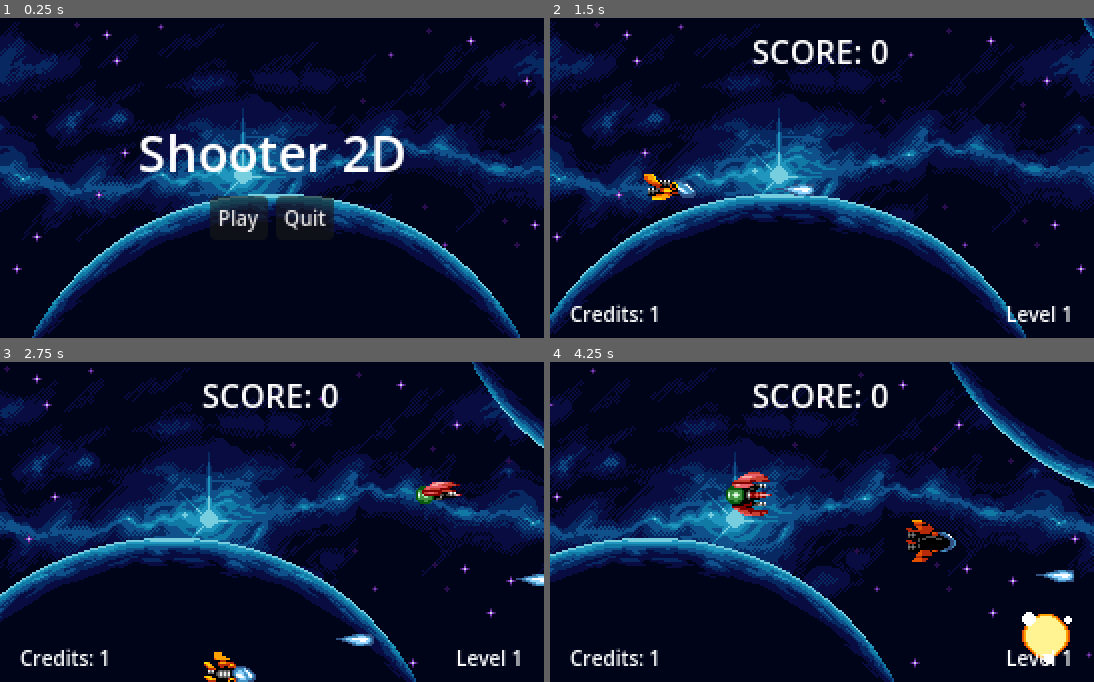
Above: before the commit, frames 1-4 (two rows, left to right).
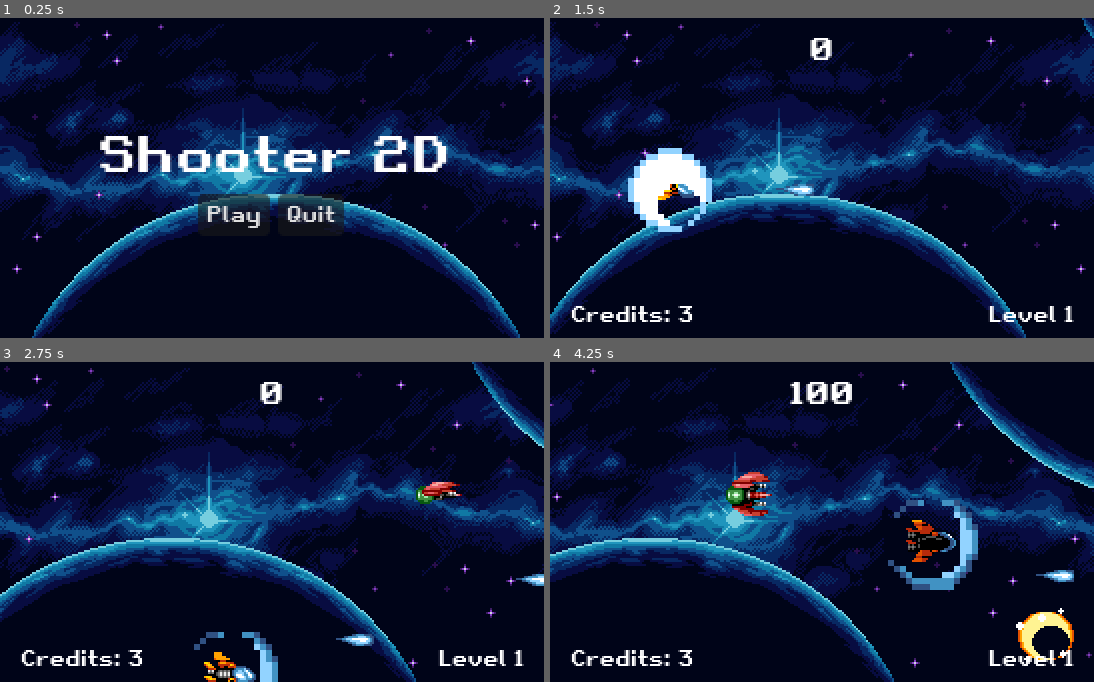
Above: after the commit, the same moments.

Repository: TheBanusco10/godot-spaceshooter2d
Game: Godot game, scene res://scenes/menu.tscn
Two runs of this game, one before a commit and one after it. Both use one fixed random seed, a clock stepped at 60 frames per second and the inputs below. Sound files missing from this copy of the repository are replaced by a short silence.
Inputs:
- Up to frame 1 (0.25 s): no input
- Up to frame 2 (1.5 s): click "Play" at 0.5 s; tap Enter (ui_accept) at 1.25 s; hold Right (ui_right) from 1.28 s (still down); hold Q (shield_power, bound only after the commit) from 1.28 s (still down)
- Up to frame 3 (2.75 s): tap Enter (ui_accept) at 1.52, 1.55, 1.82, 2.1, 2.27, 2.57 s; release Right (ui_right) at 2.03 s; release Q (shield_power, bound only after the commit) at 2.03 s; hold Down (ui_down) from 2.03 s (still down); tap Q (shield_power, bound only after the commit) at 2.3 s
- Up to frame 4 (4.25 s): release Down (ui_down) at 2.78 s; hold Right (ui_right) 2.78-3.53 s; hold Q (shield_power, bound only after the commit) 2.78-3.53 s; tap Enter (ui_accept) at 3.05, 3.77, 4.07 s; hold Up (ui_up) from 3.53 s (still down); tap Q (shield_power, bound only after the commit) at 3.6 s

The runs differ from the first frame. In frame 1, 5.1% of the frame differs, in the area x 18-83%, y 36-67%; in frame 2, 4.3%; in frame 3, 2.6%; in frame 4, 4.5%.

Commit message:
Add shield power

Diff:
--- a/assets/scripts/enemy.gd
+++ b/assets/scripts/enemy.gd
@@ -26,9 +26,13 @@
 
 func _on_body_entered(body):
 	if body is Player:
-		body.queue_free()
 		explosion_control()
-		GLOBAL.credits -= 1
+
+		if ! GLOBAL.is_shield_active:
+			GLOBAL.credits -= 1
+
+			if GLOBAL.credits <= 0:
+				body.queue_free()
 
 func _on_screen_exited():
 	queue_free()
--- a/assets/scripts/global.gd
+++ b/assets/scripts/global.gd
@@ -6,6 +6,11 @@
 # Player movement
 var axis : Vector2
 
+# Powers
+# Shield
+var is_shield_active : bool
+var shield_duration : int = 5
+
 func get_axis() -> Vector2:
 	axis.x = int(Input.is_action_pressed("ui_right")) - int(Input.is_action_pressed("ui_left"))
 	axis.y = int(Input.is_action_pressed("ui_up")) - int(Input.is_action_pressed("ui_down"))
--- a/assets/scripts/gui.gd
+++ b/assets/scripts/gui.gd
@@ -1,11 +1,6 @@
 extends CanvasLayer
-
-
-# Called when the node enters the scene tree for the first time.
-func _ready():
-	pass # Replace with function body.
-
 
 # Called every frame. 'delta' is the elapsed time since the previous frame.
 func _process(delta):
-	pass
+	%Score.text = str(GLOBAL.score)
+	%Credits.text = "Credits: " + str(GLOBAL.credits)
--- a/assets/scripts/level.gd
+++ b/assets/scripts/level.gd
@@ -7,7 +7,7 @@
 # Called when the node enters the scene tree for the first time.
 func _ready():
 	GLOBAL.score = 0
-	GLOBAL.credits = 1
+	GLOBAL.credits = 3
 
 
 # Called every frame. 'delta' is the elapsed time since the previous frame.
--- a/assets/scripts/player.gd
+++ b/assets/scripts/player.gd
@@ -1,5 +1,7 @@
 extends CharacterBody2D
 class_name Player
+
+signal shield_activated
 
 @export var shot : PackedScene
 
@@ -14,6 +16,9 @@
 func _input(event):
 	if event.is_action_pressed("ui_accept"):
 		shoot_control()
+
+	if event.is_action_pressed("shield_power"):
+		shield_activated.emit()
 
 func sprite_control() -> void:
 	var currentAxis : Vector2 = GLOBAL.get_axis()
@@ -40,5 +45,4 @@
 
 	var shotInstance = shot.instantiate()
 	shotInstance.global_position = $Settings/ShootSpawn.global_position
-	# add_child(shotInstance) Adding child to the Player scene
 	get_tree().call_group("Level", "add_child", shotInstance)
--- /dev/null
+++ b/assets/scripts/shield.gd
@@ -0,0 +1,12 @@
+extends AnimatedSprite2D
+
+func _on_player_shield_activated():
+	if ! GLOBAL.is_shield_active:
+		GLOBAL.is_shield_active = true
+		%Shield.play("Shield")
+		%ShieldTimer.start(GLOBAL.shield_duration)
+
+func _on_shield_timer_timeout():
+	GLOBAL.is_shield_active = false
+	%ShieldTimer.stop()
+	%Shield.play("Disable")
--- /dev/null
+++ b/assets/themes/main_theme.tres
@@ -0,0 +1,6 @@
+[gd_resource type="Theme" load_steps=2 format=3 uid="uid://ddym4ifd1v2kw"]
+
+[ext_resource type="FontFile" uid="uid://dxkfd8ktwma8j" path="res://assets/fonts/Retro Gaming.ttf" id="1_qaf84"]
+
+[resource]
+default_font = ExtResource("1_qaf84")
--- a/project.godot
+++ b/project.godot
@@ -63,6 +63,11 @@
 , Object(InputEventKey,"resource_local_to_scene":false,"resource_name":"","device":-1,"window_id":0,"alt_pressed":false,"shift_pressed":false,"ctrl_pressed":false,"meta_pressed":false,"pressed":false,"keycode":0,"physical_keycode":83,"key_label":0,"unicode":115,"echo":false,"script":null)
 ]
 }
+shield_power={
+"deadzone": 0.5,
+"events": [Object(InputEventKey,"resource_local_to_scene":false,"resource_name":"","device":-1,"window_id":0,"alt_pressed":false,"shift_pressed":false,"ctrl_pressed":false,"meta_pressed":false,"pressed":false,"keycode":0,"physical_keycode":81,"key_label":0,"unicode":113,"echo":false,"script":null)
+]
+}
 
 [rendering]
 
--- a/scenes/GUI.tscn
+++ b/scenes/GUI.tscn
@@ -1,6 +1,7 @@
-[gd_scene load_steps=2 format=3 uid="uid://4ubnmt386m1"]
+[gd_scene load_steps=3 format=3 uid="uid://4ubnmt386m1"]
 
 [ext_resource type="Script" path="res://assets/scripts/gui.gd" id="1_kcjbv"]
+[ext_resource type="Theme" uid="uid://ddym4ifd1v2kw" path="res://assets/themes/main_theme.tres" id="2_e5qqv"]
 
 [node name="GUI" type="CanvasLayer"]
 script = ExtResource("1_kcjbv")
@@ -12,6 +13,7 @@
 anchor_bottom = 1.0
 grow_horizontal = 2
 grow_vertical = 2
+theme = ExtResource("2_e5qqv")
 
 [node name="MarginContainer" type="MarginContainer" parent="Container"]
 layout_mode = 1
@@ -26,12 +28,14 @@
 theme_override_constants/margin_bottom = 5
 
 [node name="Score" type="Label" parent="Container/MarginContainer"]
+unique_name_in_owner = true
 layout_mode = 2
 size_flags_vertical = 0
-text = "SCORE: 0"
+text = "0"
 horizontal_alignment = 1
 
-[node name="Label" type="Label" parent="Container/MarginContainer"]
+[node name="Credits" type="Label" parent="Container/MarginContainer"]
+unique_name_in_owner = true
 layout_mode = 2
 size_flags_horizontal = 0
 size_flags_vertical = 8
@@ -39,7 +43,8 @@
 text = "Credits: 1"
 horizontal_alignment = 1
 
-[node name="Label2" type="Label" parent="Container/MarginContainer"]
+[node name="Level" type="Label" parent="Container/MarginContainer"]
+unique_name_in_owner = true
 layout_mode = 2
 size_flags_horizontal = 8
 size_flags_vertical = 8
--- a/scenes/enemy.tscn
+++ b/scenes/enemy.tscn
@@ -61,7 +61,7 @@
 }],
 "loop": false,
 "name": &"Explosion",
-"speed": 5.0
+"speed": 8.0
 }]
 
 [node name="Enemy" type="Node2D"]
@@ -87,7 +87,7 @@
 
 [node name="AudioStreamPlayer" type="AudioStreamPlayer" parent="Explosion"]
 stream = ExtResource("11_vswbi")
-volume_db = -25.0
+volume_db = -10.0
 
 [connection signal="area_entered" from="Area2D" to="." method="_on_area_entered"]
 [connection signal="body_entered" from="Area2D" to="." method="_on_body_entered"]
--- a/scenes/game_over.tscn
+++ b/scenes/game_over.tscn
@@ -1,6 +1,7 @@
-[gd_scene load_steps=3 format=3 uid="uid://h1w2a8ndwpfp"]
+[gd_scene load_steps=4 format=3 uid="uid://h1w2a8ndwpfp"]
 
 [ext_resource type="Texture2D" uid="uid://82cumjie6usg" path="res://assets/background/bg-preview-big.png" id="1_atbpj"]
+[ext_resource type="Theme" uid="uid://ddym4ifd1v2kw" path="res://assets/themes/main_theme.tres" id="1_cmukk"]
 [ext_resource type="Script" path="res://assets/scripts/game_over.gd" id="1_fdbei"]
 
 [node name="GameOver" type="Control"]
@@ -10,6 +11,7 @@
 anchor_bottom = 1.0
 grow_horizontal = 2
 grow_vertical = 2
+theme = ExtResource("1_cmukk")
 script = ExtResource("1_fdbei")
 
 [node name="TextureRect" type="TextureRect" parent="."]
--- a/scenes/menu.tscn
+++ b/scenes/menu.tscn
@@ -1,6 +1,7 @@
-[gd_scene load_steps=3 format=3 uid="uid://bm010rch4er2a"]
+[gd_scene load_steps=4 format=3 uid="uid://bm010rch4er2a"]
 
 [ext_resource type="Script" path="res://assets/scripts/menu.gd" id="1_2xfyu"]
+[ext_resource type="Theme" uid="uid://ddym4ifd1v2kw" path="res://assets/themes/main_theme.tres" id="1_56b37"]
 [ext_resource type="Texture2D" uid="uid://82cumjie6usg" path="res://assets/background/bg-preview-big.png" id="1_v2kiv"]
 
 [node name="Menu" type="Control"]
@@ -10,6 +11,7 @@
 anchor_bottom = 1.0
 grow_horizontal = 2
 grow_vertical = 2
+theme = ExtResource("1_56b37")
 script = ExtResource("1_2xfyu")
 
 [node name="TextureRect" type="TextureRect" parent="."]
--- a/scenes/player.tscn
+++ b/scenes/player.tscn
@@ -7,6 +7,11 @@
 [ext_resource type="Texture2D" uid="uid://dgj5pochwfkli" path="res://assets/sprites/player/player3.png" id="3_vq7ct"]
 [ext_resource type="Texture2D" uid="uid://bg54chcq6035j" path="res://assets/sprites/flash/flash.png" id="4_d6wka"]
 [ext_resource type="AudioStream" uid="uid://jvqmh2mb5p8n" path="res://assets/sounds/shot.wav" id="6_k4usn"]
+[ext_resource type="Texture2D" uid="uid://42uufo6stmq5" path="res://assets/sprites/hit/hit1.png" id="8_tr8t3"]
+[ext_resource type="Texture2D" uid="uid://btplstruad825" path="res://assets/sprites/hit/hit2.png" id="9_j6s55"]
+[ext_resource type="Texture2D" uid="uid://cauy318ivo42q" path="res://assets/sprites/hit/hit3.png" id="10_7gc5g"]
+[ext_resource type="Texture2D" uid="uid://cgu64hn1chyeh" path="res://assets/sprites/hit/hit4.png" id="11_wlvcw"]
+[ext_resource type="Script" path="res://assets/scripts/shield.gd" id="12_26wje"]
 
 [sub_resource type="SpriteFrames" id="SpriteFrames_54yuf"]
 animations = [{
@@ -52,6 +57,54 @@
 [sub_resource type="RectangleShape2D" id="RectangleShape2D_vjgl8"]
 size = Vector2(26, 9)
 
+[sub_resource type="SpriteFrames" id="SpriteFrames_jxd5d"]
+animations = [{
+"frames": [{
+"duration": 1.0,
+"texture": ExtResource("11_wlvcw")
+}, {
+"duration": 1.0,
+"texture": ExtResource("10_7gc5g")
+}, {
+"duration": 1.0,
+"texture": ExtResource("9_j6s55")
+}, {
+"duration": 1.0,
+"texture": ExtResource("8_tr8t3")
+}, {
+"duration": 1.0,
+"texture": null
+}],
+"loop": false,
+"name": &"Disable",
+"speed": 8.0
+}, {
+"frames": [{
+"duration": 1.0,
+"texture": null
+}],
+"loop": false,
+"name": &"Idle",
+"speed": 5.0
+}, {
+"frames": [{
+"duration": 1.0,
+"texture": ExtResource("8_tr8t3")
+}, {
+"duration": 1.0,
+"texture": ExtResource("9_j6s55")
+}, {
+"duration": 1.0,
+"texture": ExtResource("10_7gc5g")
+}, {
+"duration": 1.0,
+"texture": ExtResource("11_wlvcw")
+}],
+"loop": false,
+"name": &"Shield",
+"speed": 8.0
+}]
+
 [node name="Player" type="CharacterBody2D"]
 script = ExtResource("1_d47g6")
 shot = ExtResource("2_etvc2")
@@ -79,3 +132,22 @@
 [node name="AudioShot" type="AudioStreamPlayer" parent="Settings"]
 stream = ExtResource("6_k4usn")
 volume_db = -25.0
+
+[node name="Powers" type="Node2D" parent="."]
+
+[node name="ShieldContainer" type="Node2D" parent="Powers"]
+
+[node name="Shield" type="AnimatedSprite2D" parent="Powers/ShieldContainer"]
+unique_name_in_owner = true
+scale = Vector2(3, 3)
+sprite_frames = SubResource("SpriteFrames_jxd5d")
+animation = &"Disable"
+autoplay = "Idle"
+script = ExtResource("12_26wje")
+
+[node name="ShieldTimer" type="Timer" parent="Powers/ShieldContainer"]
+unique_name_in_owner = true
+wait_time = 2.0
+
+[connection signal="shield_activated" from="." to="Powers/ShieldContainer/Shield" method="_on_player_shield_activated"]
+[connection signal="timeout" from="Powers/ShieldContainer/ShieldTimer" to="Powers/ShieldContainer/Shield" method="_on_shield_timer_timeout"]
Binary file added: assets/fonts/Retro Gaming.ttf
Not shown, added: assets/fonts/Retro Gaming.ttf.import
Binary file added: assets/sprites/hit/hit1.png
Not shown, added: assets/sprites/hit/hit1.png.import
Binary file added: assets/sprites/hit/hit2.png
Not shown, added: assets/sprites/hit/hit2.png.import
Binary file added: assets/sprites/hit/hit3.png
Not shown, added: assets/sprites/hit/hit3.png.import
Binary file added: assets/sprites/hit/hit4.png
Not shown, added: assets/sprites/hit/hit4.png.import
Not shown: 1 places in scenes/player.tscn that only renumber resources
